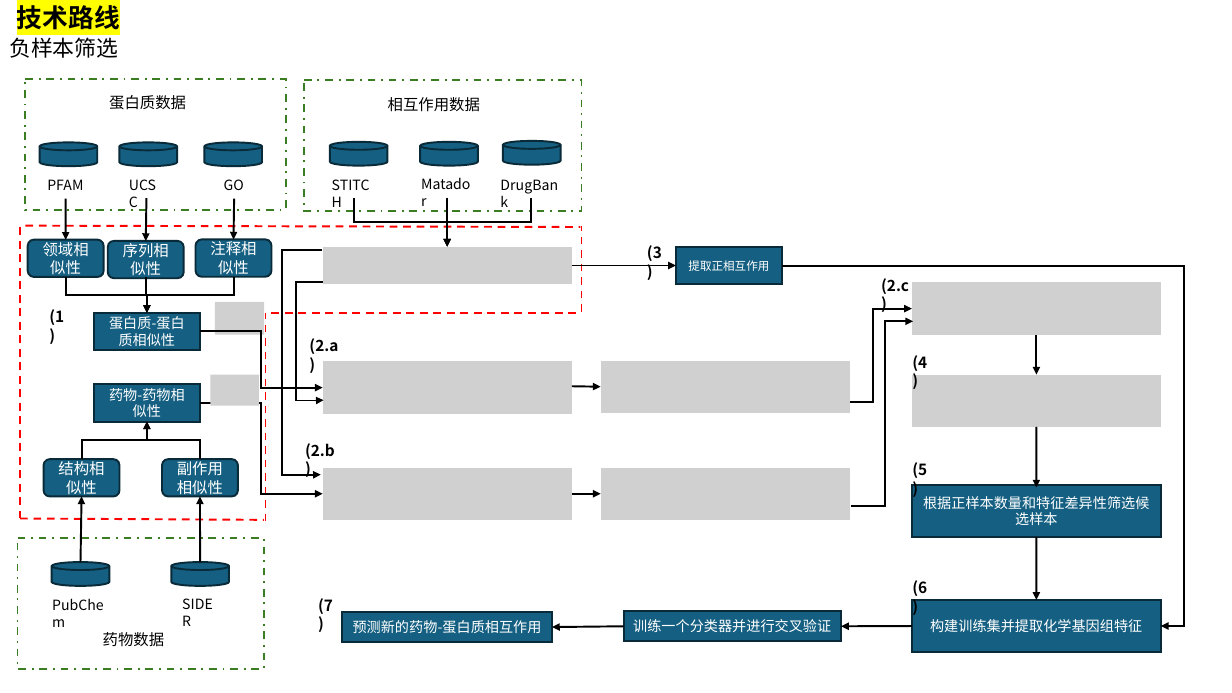
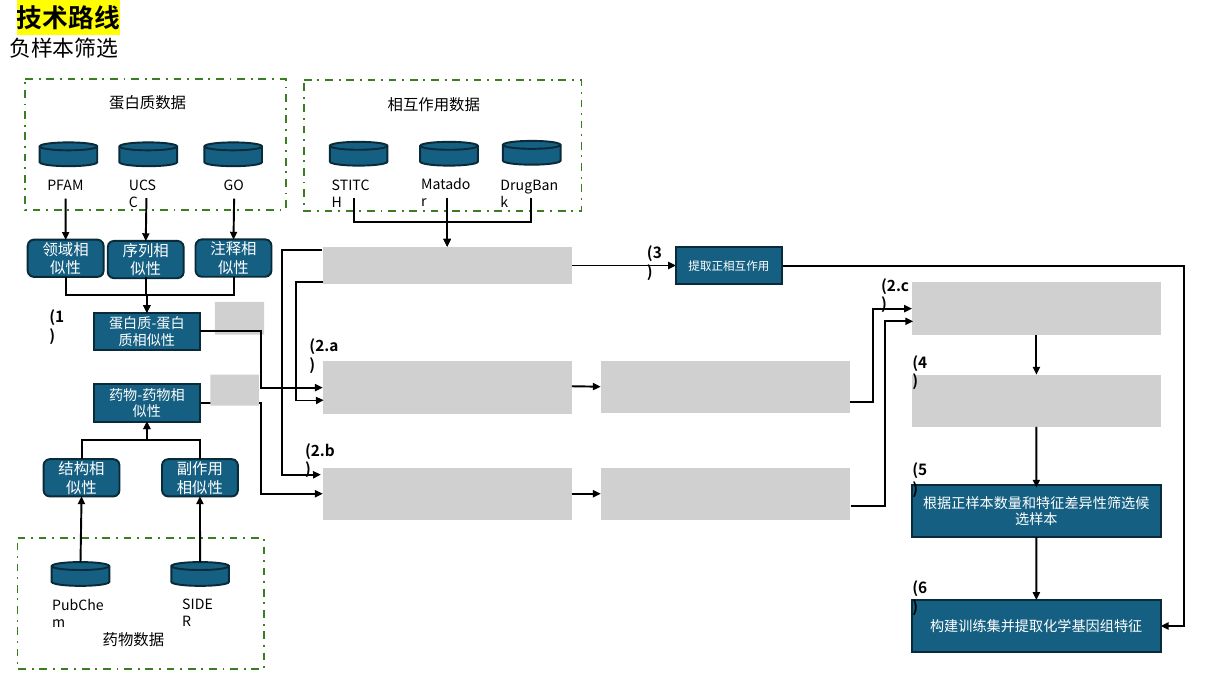
Before and after one commit to ttt123258/survey-outer, a slide deck: slide 8 of 开题提交/答辩ppt.pptx. Drawn at 1232x693 pixels with LibreOffice and Linux fonts; fonts in the diff are those of the drawing; grey boxes stand for pictures. Boxes give left, top, right and bottom in pixels: in the first picture for what was removed or moved away, otherwise in the second. Text is boxed around its words. In the diff, an @@ line names an element or a change of style, - is before the commit and + after.

```diff
--- a/开题提交/答辩ppt.pptx
+++ b/开题提交/答辩ppt.pptx
@@ line removed from (20, 518) to (20, 225) @@
@@ line removed from (25, 226) to (580, 227) @@
@@ line removed from (581, 312) to (581, 226) @@
@@ line removed from (265, 521) to (265, 312) @@
@@ line removed from (272, 312) to (580, 312) @@
@@ line removed from (20, 518) to (264, 520) @@
@@ text removed at box(318, 598, 333, 614) @@
-(7)
@@ rectangle removed at box(342, 613, 552, 642) @@
-预测新的药物-蛋白质相互作用
@@ arrow removed from (624, 627) to (553, 628) @@
@@ rectangle removed at box(624, 612, 841, 641) @@
-训练一个分类器并进行交叉验证
@@ arrow removed from (912, 627) to (841, 627) @@
```
Also in this commit, not shown: 3 other slides changed, 23 other files.
